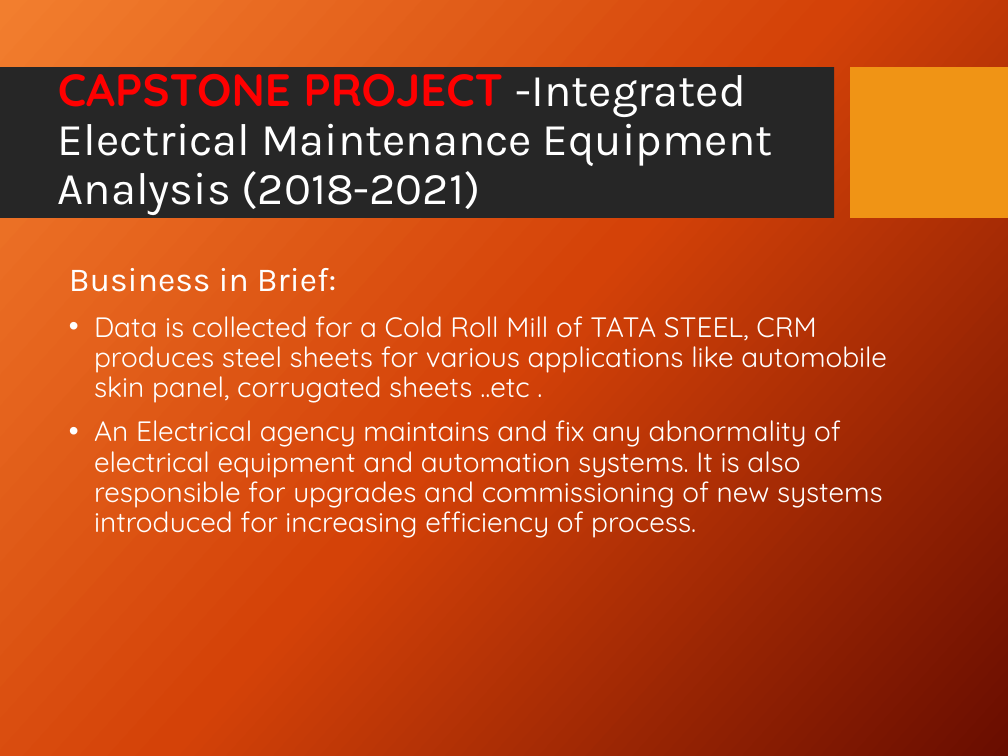
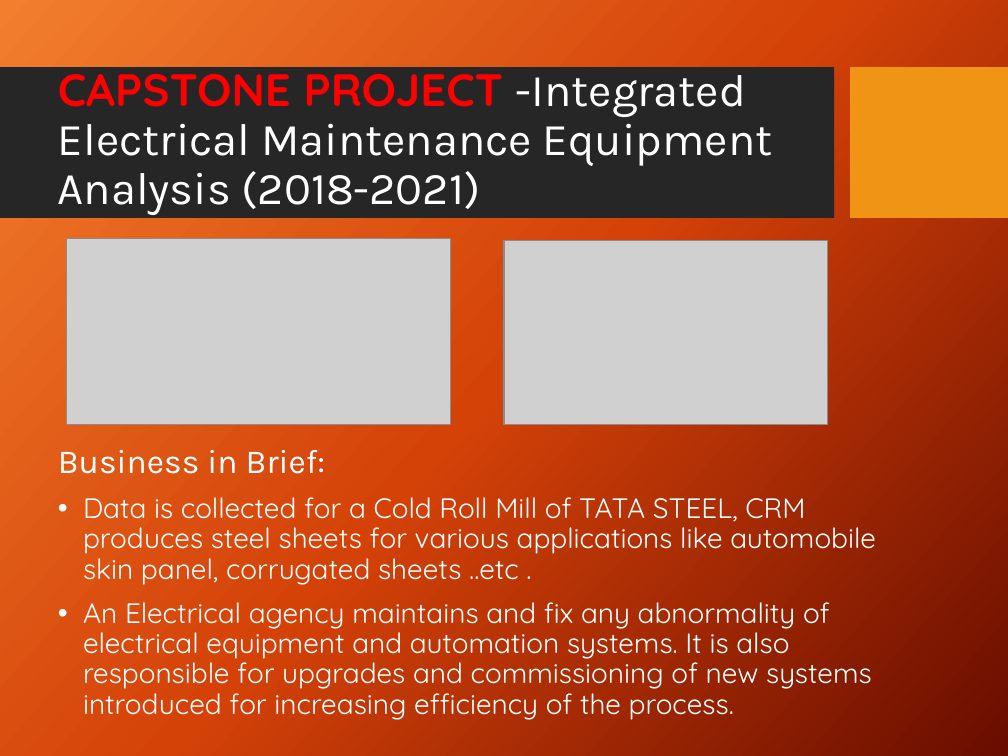
Before and after one commit to hem436/506761, a slide deck: slide 1 of MY CAPSTONE PROJECT-.pptx. Drawn at 1008x756 pixels with LibreOffice and Linux fonts; fonts in the diff are those of the drawing; grey boxes stand for pictures; background and template pictures are left out. Boxes give left, top, right and bottom in pixels: in the first picture for what was removed or moved away, otherwise in the second. Text is boxed around its words. In the diff, an @@ line names an element or a change of style, - is before the commit and + after.

```diff
--- a/MY CAPSTONE PROJECT-.pptx
+++ b/MY CAPSTONE PROJECT-.pptx
@@ picture added at box(67, 238, 451, 424) @@
@@ picture added at box(504, 241, 828, 424) @@
@@ text "Business in Brief:": place and size @@
-text "Business in Brief:" at box(69, 268, 887, 538)
+text "Business in Brief:" at box(58, 450, 876, 720)
@@ text at box(83, 602, 872, 720): text changed @@
-• An Electrical agency maintains and fix any abnormality of electrical equipment and automation systems. It is also responsible for upgrades and commissioning of new systems introduced for increasing efficiency of process.
+• An Electrical agency maintains and fix any abnormality of electrical equipment and automation systems. It is also responsible for upgrades and commissioning of new systems introduced for increasing efficiency of the process.
```
Also in this commit, not shown: 4 other slides changed, 2 other files.
